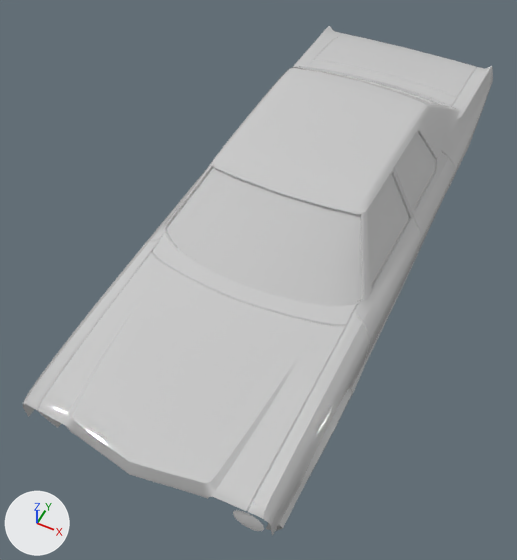
The FBX model Prototype/Assets/Game/V1/Art/Meshes/Vehicles/bourbon_panther.fbx as it was, and as the next commit left it.
Camera for both pictures: a camera (50 mm lens) standing at (0.183, -0.459, 0.541) and looking at (-0.016, -0.059, 0.042). Every picture has the same lights, and +X, +Y and +Z are marked at lower left. Objects named as collision shapes, trigger or cutter boxes, shadow casters or lower levels of detail are left out. Where no turn or scale is listed for an object, it has been applied to the vertices.

The first picture shows 'Body_paintable', 'Chrome (2)', 'FrontDoors_paintable', 'FrontFenders_paintable', 'FrontLights (2)', 'Hood_paintable', 'RearDoors_paintable', 'RearFenders_paintable', 'Roof_paintable (2)', 'Trunk_paintable', 'Windows (3)'.
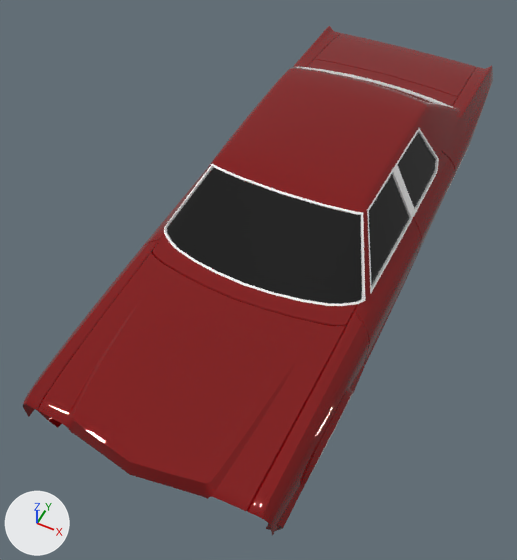
Patch to the scene script:
```diff
--- a/Prototype/Assets/Game/V1/Art/Meshes/Vehicles/bourbon_panther.fbx.py
+++ b/Prototype/Assets/Game/V1/Art/Meshes/Vehicles/bourbon_panther.fbx.py
@@ mat_paint @@
 mat_paint = principled_material('Paint')
-mat_paint.base_color = (0.6, 0.6, 0.6)  # light grey #cbcbcb
+mat_paint.base_color = (0.216, 0.0, 0.000629)  # red #800002
 mat_paint.roughness = 0.0
@@ mat_windows @@
 mat_windows = principled_material('Windows')
-mat_windows.base_color = (0.6, 0.6, 0.6)  # light grey #cbcbcb
+mat_windows.base_color = (0.0, 0.0, 0.0)  # black #000000
 mat_windows.roughness = 0.0
@@ ob_frontlights__2 @@
 ob_frontlights__2.location = (0.0, 0.0, 0.0)
+ob_frontlights__2.hide_viewport = True
```

Changed parts and their boxes [x1, y1, x2, y2] in the pictures (517 x 560 px):
'Hood_paintable', recoloured (grey to red): [38, 253, 347, 511] in both
'Windows (3)', recoloured (grey to black): [167, 71, 441, 304] in both
'Roof_paintable (2)', recoloured (grey to red): [212, 67, 458, 212] in both
'FrontFenders_paintable', recoloured (grey to red): [23, 240, 369, 535] in both
'Body_paintable', recoloured (grey to red): [152, 59, 457, 326] in both
'Trunk_paintable', recoloured: [315, 33, 477, 98] in both
'FrontDoors_paintable', recoloured (grey to red): [141, 171, 421, 365] in both
'RearFenders_paintable', recoloured (grey to red): [293, 26, 493, 184] in both
'RearDoors_paintable', recoloured: [413, 152, 455, 262] in both
'FrontLights (2)', hidden: before [233, 510, 264, 531]
